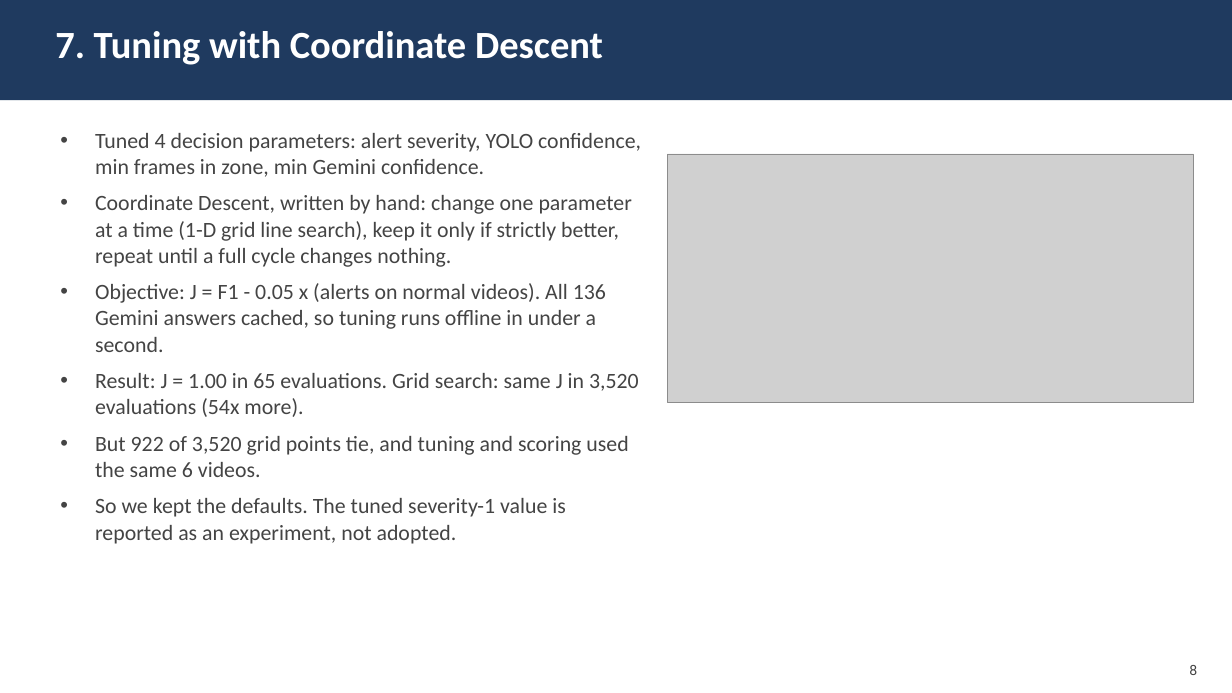
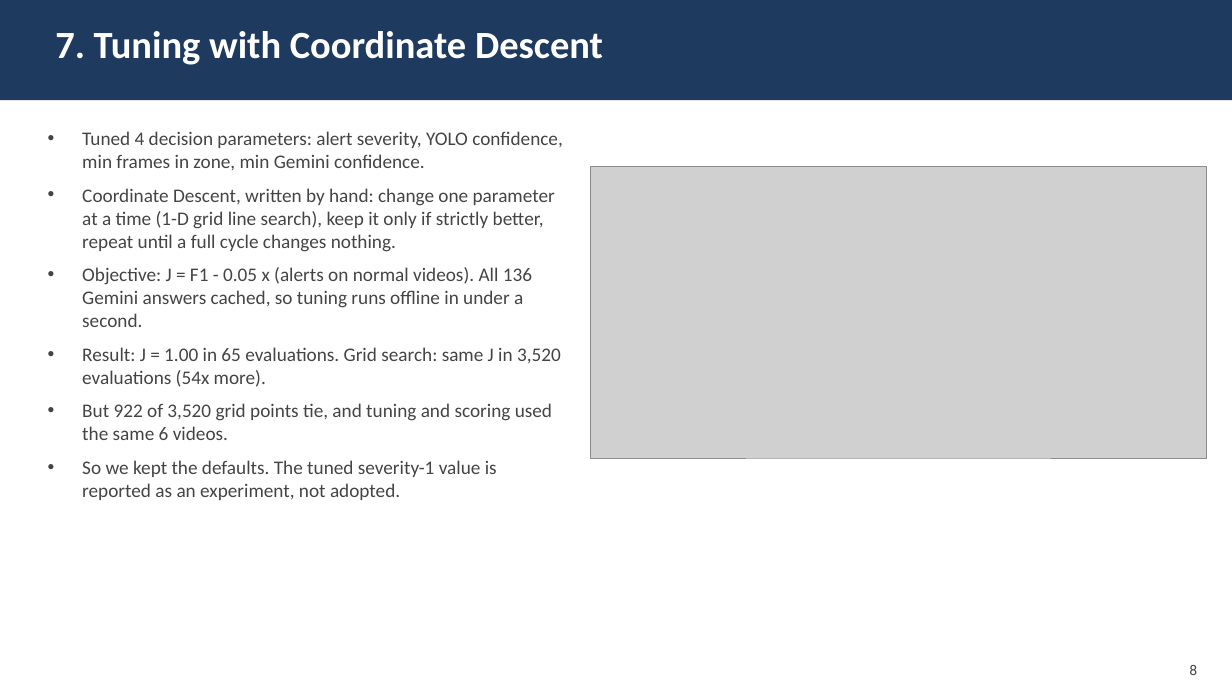
Before and after one commit to Tanya-74/SmartCCTV_Project, a slide deck: slide 8 of report/Final_Presentation.pptx. Drawn at 1232x693 pixels with LibreOffice and Linux fonts; fonts in the diff are those of the drawing; grey boxes stand for pictures. Boxes give left, top, right and bottom in pixels: in the first picture for what was removed or moved away, otherwise in the second. Text is boxed around its words. In the diff, an @@ line names an element or a change of style, - is before the commit and + after.

Commit message:
Unify spelling to American English, enlarge tuning chart, rebuild reports and slides

```diff
--- a/report/Final_Presentation.pptx
+++ b/report/Final_Presentation.pptx
@@ text "Tuned 4 decision parameters: alert ...": place and size @@
-text "Tuned 4 decision parameters: alert ..." at (95, 133, 641, 544)
+text "Tuned 4 decision parameters: alert ..." at (82, 131, 563, 500)
@@ text "Tuned 4 decision parameters: alert ..." at (82, 131, 563, 500): size 17 to 15 pt @@
@@ picture: place and size @@
-picture at (667, 154, 1193, 403)
+picture at (591, 167, 1207, 458)
```
Also in this commit, not shown: 2 other slides changed, 10 other files.
